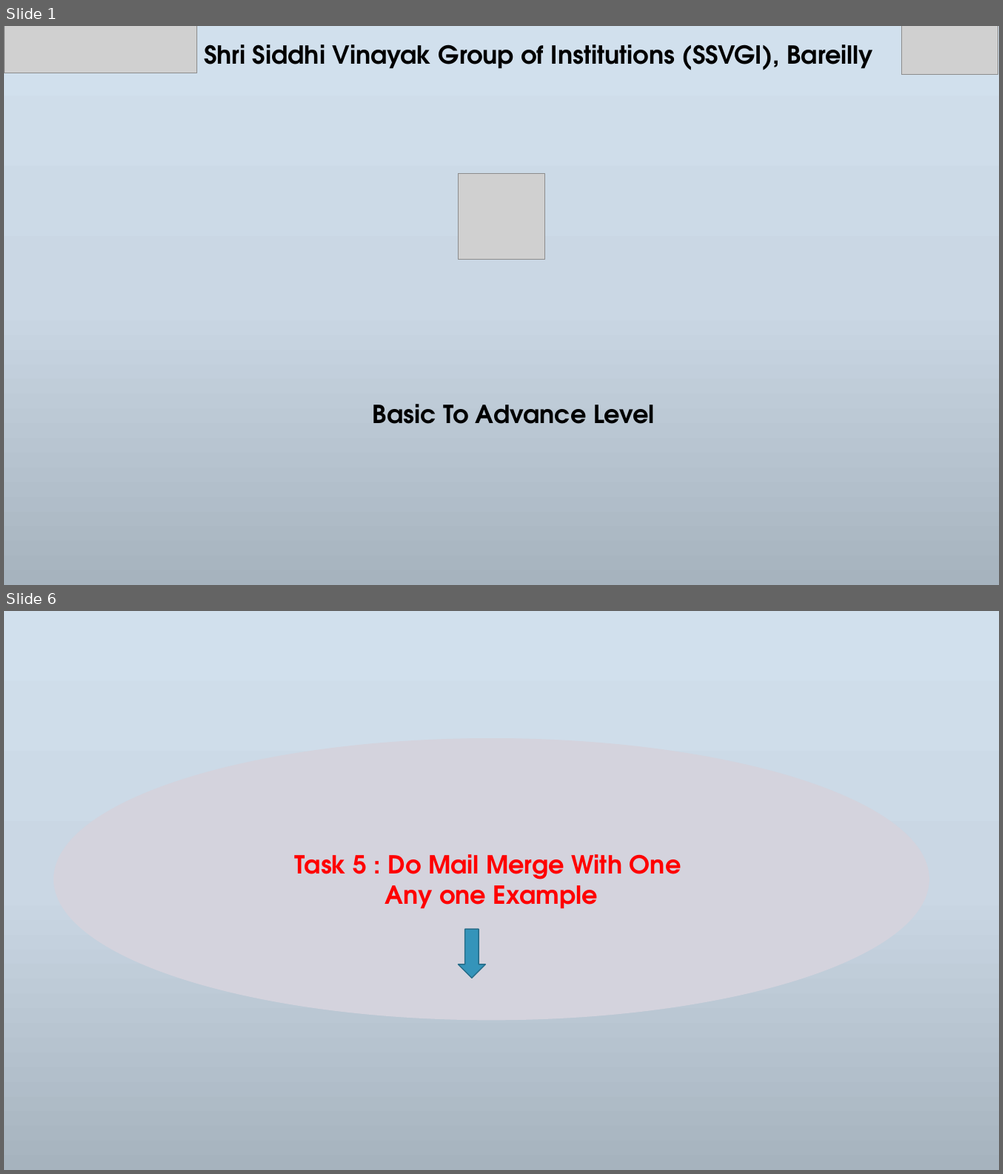
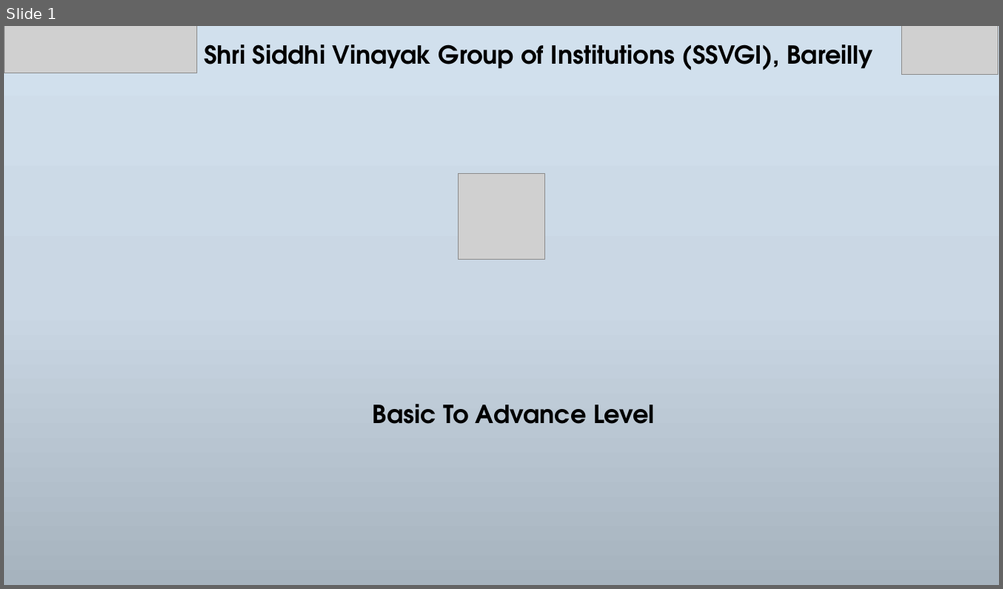
Before and after one commit to NeerajKatheriya1435/Siddhi-Vinayak-STD, a slide deck: Presentations Files/Day3.pptx. Shown one above the other, each under a label of ours: slides 1 and 6 before the commit, slide 1 after it; the slides between them are not shown. The pictures are 1003x1174 and 1003x589 pixels, drawn with LibreOffice and Linux fonts; fonts in the diff are those of the drawing; grey boxes stand for pictures; background and template pictures are left out. Boxes give left, top, right and bottom in pixels: in the first picture for what was removed or moved away, otherwise in the second. Text is boxed around its words. In the diff, an @@ line names an element or a change of style, - is before the commit and + after.

```diff
--- a/Presentations Files/Day3.pptx
+++ b/Presentations Files/Day3.pptx
@@ slide 6 removed at (4, 611, 999, 1170), background gradient #D1E0EE to #CBD8E4 to #A7B3BE @@
@@ ellipse removed at (54, 738, 928, 1020) @@
-Task 5 : Do Mail Merge With One
-Any one Example
@@ down arrow removed at (458, 930, 486, 979) @@
```
Also in this commit, not shown: 1 slide changed, 5 slides added, 4 other slides removed, 4 other files.
